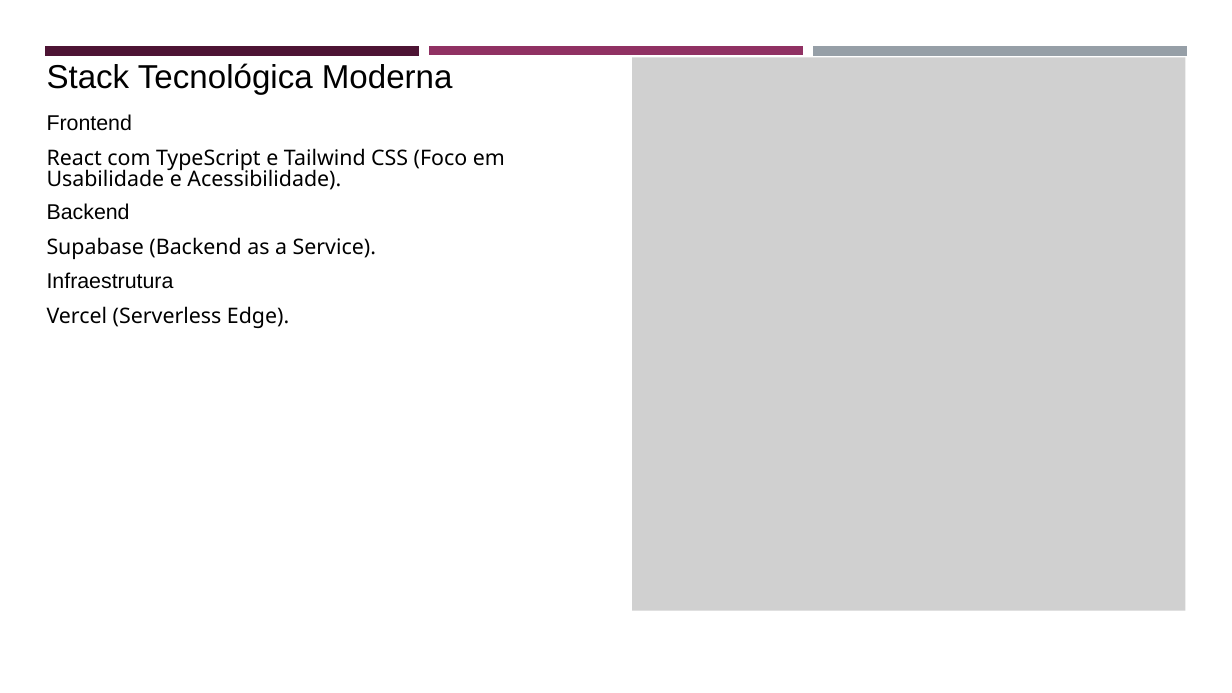
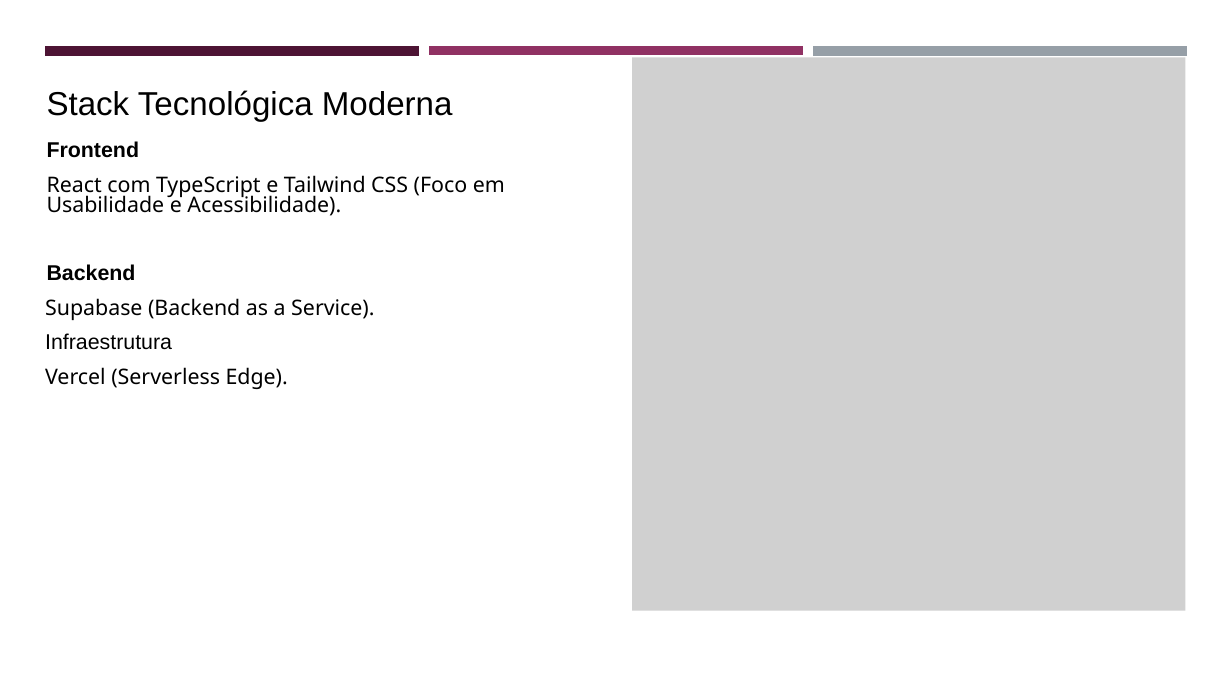
Before and after one commit to z12guilherme/gestao_atipicos, a slide deck: slide 7 of tcc/TCC - Slides.pptx. Drawn at 1232x693 pixels with LibreOffice and Linux fonts; fonts in the diff are those of the drawing; grey boxes stand for pictures. Boxes give left, top, right and bottom in pixels: in the first picture for what was removed or moved away, otherwise in the second. Text is boxed around its words. In the diff, an @@ line names an element or a change of style, - is before the commit and + after.

```diff
--- a/tcc/TCC - Slides.pptx
+++ b/tcc/TCC - Slides.pptx
@@ text "Stack Tecnológica Moderna": place and size @@
-text "Stack Tecnológica Moderna" at (47,63,453,95)
+text "Stack Tecnológica Moderna" at (47,90,453,121)
@@ text "Frontend": place and size @@
-text "Frontend" at (47,114,132,131)
+text "Frontend" at (47,141,140,158)
@@ text "Frontend" at (47,141,140,158): bold on @@
@@ text "React com TypeScript e Tailwind ...": place and size @@
-text "React com TypeScript e Tailwind ..." at (47,148,505,190)
+text "React com TypeScript e Tailwind ..." at (47,175,505,216)
@@ text "Backend" at (47,264,136,281): bold on @@
@@ text "Backend": place and size @@
-text "Backend" at (47,203,130,220)
+text "Backend" at (47,264,136,281)
@@ 3 texts: place and size @@
-3 texts at (47,237,376,328)
+3 texts at (45,298,374,389)
```
Also in this commit, not shown: 8 other slides changed, 1 slide added.
